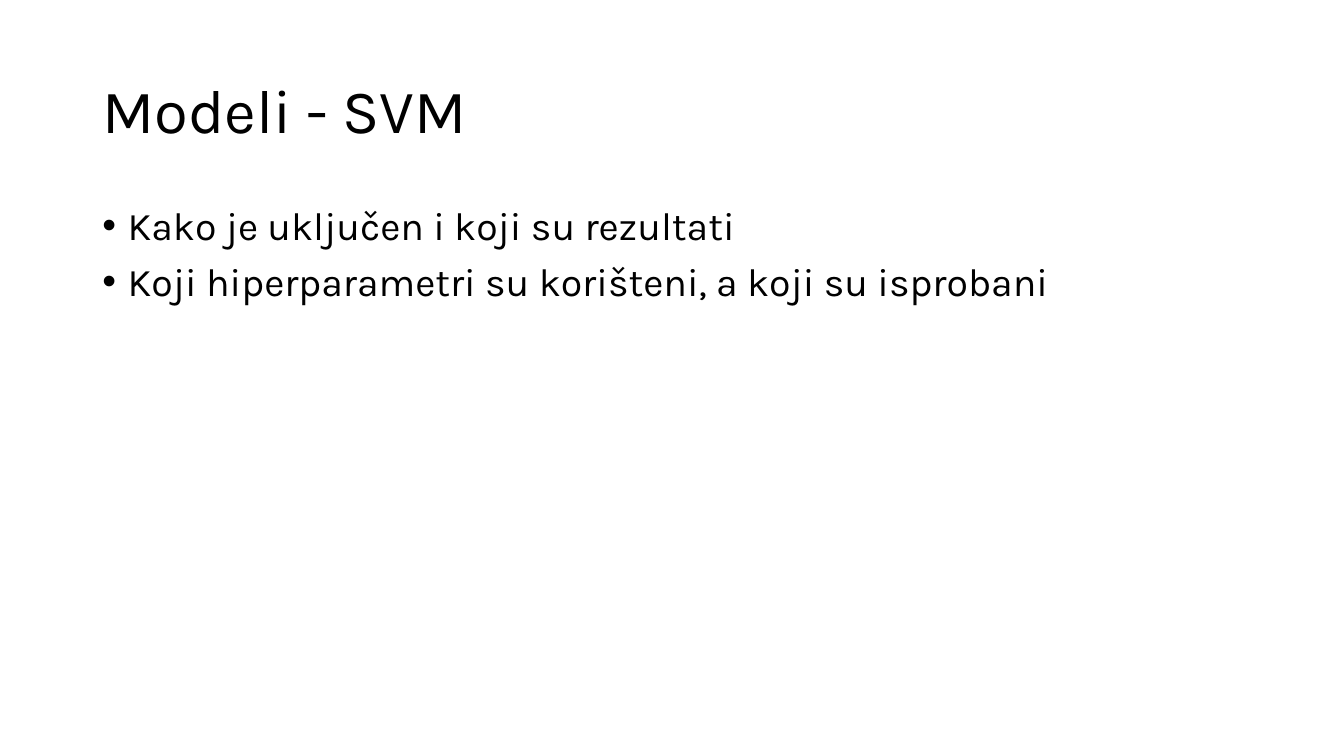
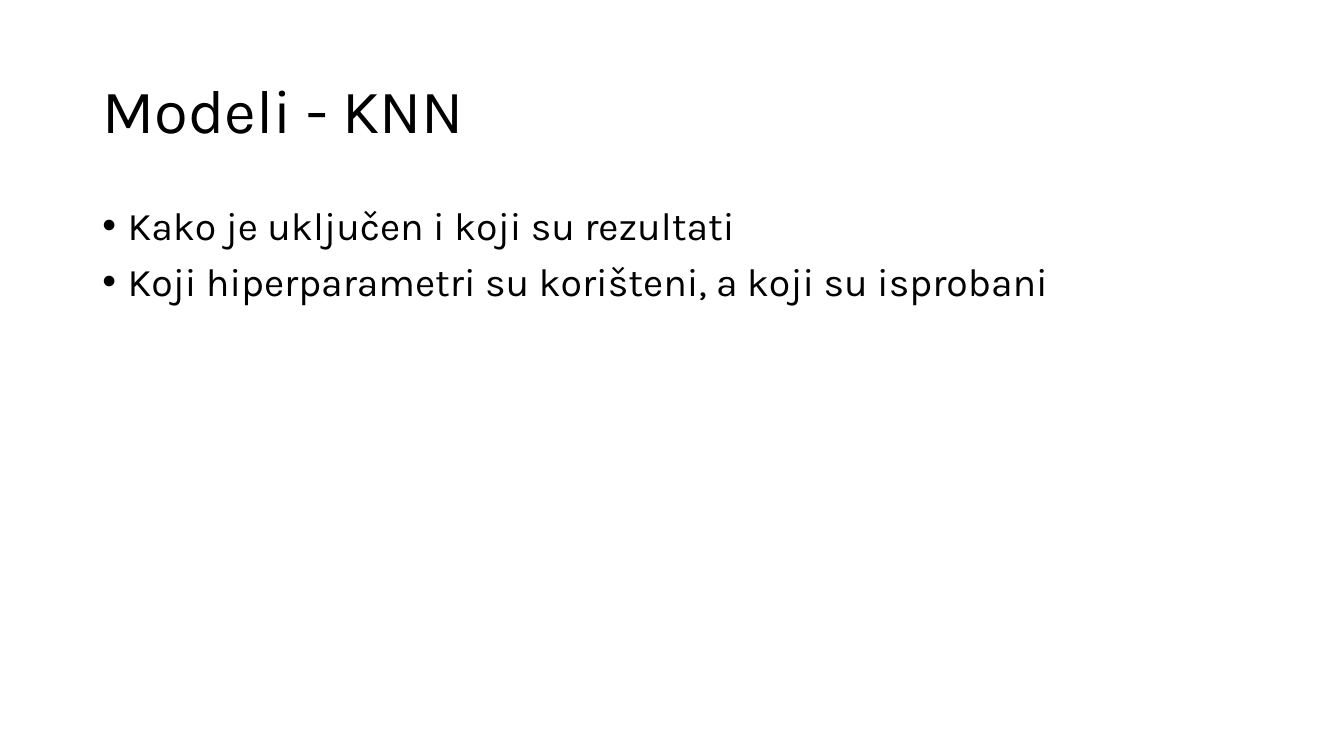
Before and after one commit to Sentimentalci/opjprojekt, a slide deck: slide 9 of SENTIMENTalci.pptx (slide 8 before the commit). Drawn at 1344x756 pixels with LibreOffice and Linux fonts; fonts in the diff are those of the drawing. Boxes give left, top, right and bottom in pixels: in the first picture for what was removed or moved away, otherwise in the second. Text is boxed around its words. In the diff, an @@ line names an element or a change of style, - is before the commit and + after.

```diff
--- a/SENTIMENTalci.pptx
+++ b/SENTIMENTalci.pptx
@@ title at (102,90,464,134): text changed @@
-Modeli - SVM
+Modeli - KNN
```
Also in this commit, not shown: 2 other slides changed, 1 other file.
